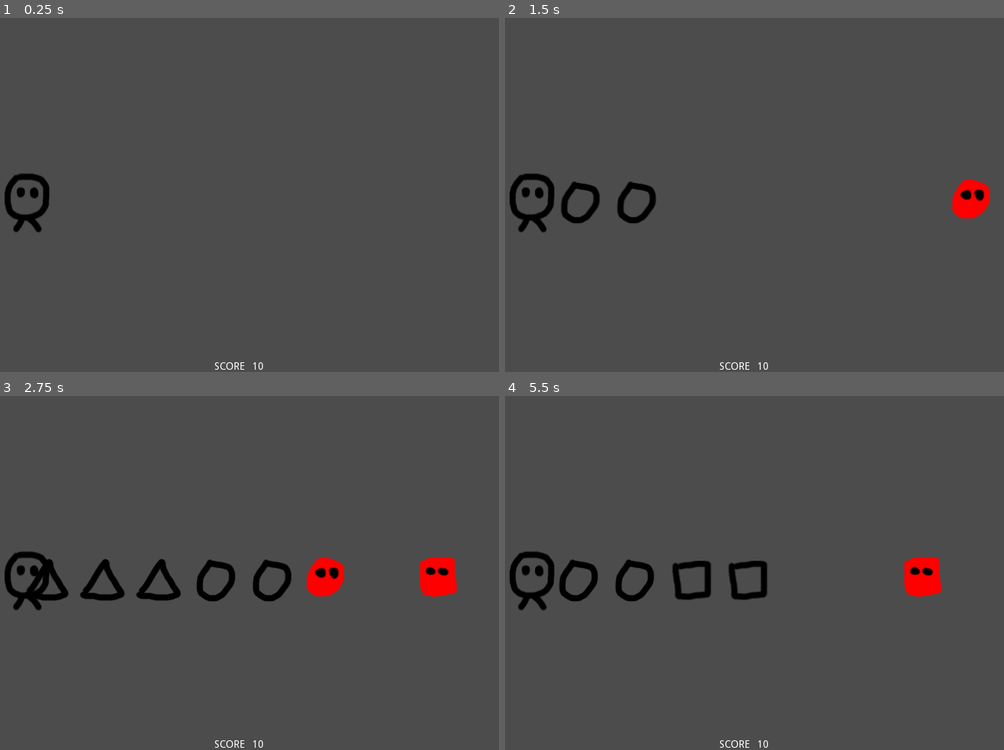
Above: before the commit, frames 1-4 (two rows, left to right).
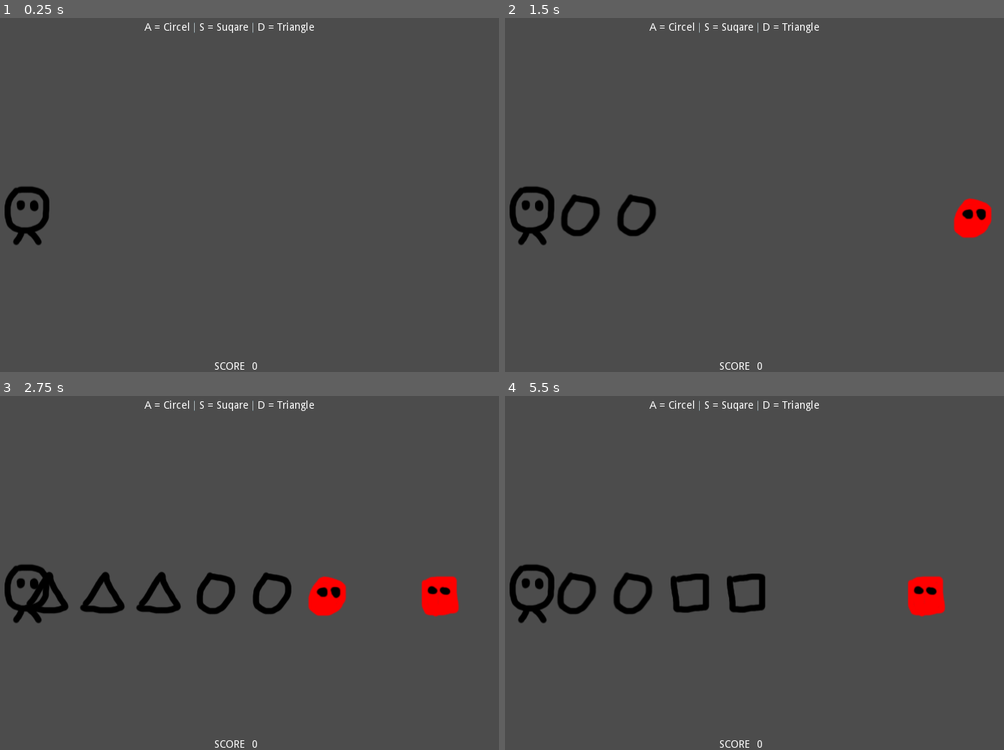
Above: after the commit, the same moments.

Repository: Wolfy7/10_minutes_game_challenge
Game: Godot game, scene res://Game.tscn
Same seed, same stepped clock (60 frames per second), same inputs: the game is played once before the commit and once after it.
Inputs:
- Up to frame 1 (0.25 s): no input
- Up to frame 2 (1.5 s): tap Enter at 0.5 s; hold A (circel) 0.53-1.28 s; tap S (square) at 0.8, 1.35 s
- Up to frame 3 (2.75 s): tap D (triangle) at 1.55 s; hold D (triangle) from 2.03 s (still down); tap A (circel) at 2.3 s
- Up to frame 4 (5.5 s): release D (triangle) at 2.78 s; tap A (circel) at 2.85, 4.55 s; tap S (square) at 3.05, 5.3 s; hold S (square) 3.53-4.28 s; tap D (triangle) at 3.8, 4.35 s; hold A (circel) from 5.03 s (still down)

The runs differ from the first frame. In frame 1, 1.2% of the frame differs, in the area x 0-63%, y 1-100%; in frame 2, 3.5%; in frame 3, 6.1%, in the area x 0-93%, y 1-100%; in frame 4, 4.8%.

Commit message:
some fixes

Diff:
--- a/Bullets.gd
+++ b/Bullets.gd
@@ -10,17 +10,14 @@
 func _ready():
 	match bullet_type:
 		BULLET_TYPES.circel:
-			set_meta("Tag", "Circel")
 			$circel.visible = true
 			$triangle.visible = false
 			$square.visible = false
 		BULLET_TYPES.square:
-			set_meta("Tag", "Square")
 			$square.visible = true
 			$circel.visible = false
 			$triangle.visible = false
 		BULLET_TYPES.triangle:
-			set_meta("Tag", "Triangle")
 			$triangle.visible = true
 			$circel.visible = false
 			$square.visible = false
--- a/Bullets.tscn
+++ b/Bullets.tscn
@@ -14,10 +14,12 @@
 gravity = 98.0
 linear_damp = 0.1
 angular_damp = 1.0
+collision_layer = 2
+collision_mask = 4
 audio_bus_override = false
 audio_bus_name = "Master"
 script = ExtResource( 1 )
-_sections_unfolded = [ "Transform", "type" ]
+_sections_unfolded = [ "Audio Bus", "Collision", "Transform", "type" ]
 __meta__ = {
 "_edit_group_": true
 }
--- a/Enemys.gd
+++ b/Enemys.gd
@@ -6,23 +6,18 @@
 
 export (int) var speed = 150
 
-signal kill_enemy
-
 # Called when the node enters the scene tree for the first time.
 func _ready():
 	match enemie_type:
 		ENEMIE_TYPES.circel:
-			set_meta("Tag", "Circel")
 			$circel.visible = true
 			$triangle.visible = false
 			$square.visible = false
 		ENEMIE_TYPES.square:
-			set_meta("Tag", "Square")
 			$square.visible = true
 			$circel.visible = false
 			$triangle.visible = false
 		ENEMIE_TYPES.triangle:
-			set_meta("Tag", "Triangle")
 			$triangle.visible = true
 			$circel.visible = false
 			$square.visible = false
@@ -33,11 +28,12 @@
 
 
 func _on_Enemys_area_entered(area):
-	print(area.get_meta("Tag") + " == " + get_meta("Tag"))
-	if area.get_meta("Tag") == get_meta("Tag"):
-		emit_signal("kill_enemy")
+	#print(str(area.bullet_type) + " == " + str(enemie_type))
+	if area.bullet_type == enemie_type:
 		area.queue_free()
 		queue_free()
+		Global.Game.score += 10
+		Global.HUD.update_score()
 	else:
 		print("GAME OVER")
 		get_tree().reload_current_scene()
--- a/Enemys.tscn
+++ b/Enemys.tscn
@@ -14,9 +14,12 @@
 gravity = 98.0
 linear_damp = 0.1
 angular_damp = 1.0
+collision_layer = 4
+collision_mask = 3
 audio_bus_override = false
 audio_bus_name = "Master"
 script = ExtResource( 1 )
+_sections_unfolded = [ "Collision" ]
 enemie_type = null
 speed = 150
 
--- a/Game.gd
+++ b/Game.gd
@@ -1,11 +1,11 @@
 extends Node2D
 
-# Declare member variables here. Examples:
-onready var score_value = $HUD/Score/Value
+var score = 0
 
 # Called when the node enters the scene tree for the first time.
 func _ready():
-	score_value = 0
+	Global.Game = self
+	Global.HUD.update_score()
 
 # Called every frame. 'delta' is the elapsed time since the previous frame.
 #func _process(delta):
--- a/Game.tscn
+++ b/Game.tscn
@@ -5,28 +5,17 @@
 [ext_resource path="res://Bullets.tscn" type="PackedScene" id=3]
 [ext_resource path="res://Spawner.gd" type="Script" id=4]
 [ext_resource path="res://Enemys.tscn" type="PackedScene" id=5]
-
-[sub_resource type="RectangleShape2D" id=1]
-
-custom_solver_bias = 0.0
-extents = Vector2( 10, 10 )
+[ext_resource path="res://HUD.gd" type="Script" id=6]
 
 [node name="Game" type="Node2D"]
 script = ExtResource( 1 )
 
 [node name="Player" parent="." instance=ExtResource( 2 )]
-position = Vector2( 91, 253 )
+position = Vector2( 91.0001, 270.188 )
 bullets = ExtResource( 3 )
 
-[node name="Spawner" type="Area2D" parent="."]
-position = Vector2( 753.351, 248.9 )
-input_pickable = true
-gravity_vec = Vector2( 0, 1 )
-gravity = 98.0
-linear_damp = 0.1
-angular_damp = 1.0
-audio_bus_override = false
-audio_bus_name = "Master"
+[node name="Spawner" type="Position2D" parent="."]
+position = Vector2( 755.807, 274.683 )
 script = ExtResource( 4 )
 enemies = ExtResource( 5 )
 
@@ -36,16 +25,133 @@
 one_shot = false
 autostart = false
 
-[node name="CollisionShape2D" type="CollisionShape2D" parent="Spawner"]
-shape = SubResource( 1 )
-disabled = true
-
 [node name="HUD" type="CanvasLayer" parent="."]
 layer = 1
 offset = Vector2( 0, 0 )
 rotation = 0.0
 scale = Vector2( 1, 1 )
 transform = Transform2D( 1, 0, 0, 1, 0, 0 )
+script = ExtResource( 6 )
+
+[node name="CenterContainer" type="CenterContainer" parent="HUD"]
+editor/display_folded = true
+anchor_left = 0.0
+anchor_top = 0.0
+anchor_right = 0.0
+anchor_bottom = 0.0
+margin_right = 721.0
+margin_bottom = 40.0
+rect_pivot_offset = Vector2( 0, 0 )
+rect_clip_content = false
+mouse_filter = 0
+mouse_default_cursor_shape = 0
+size_flags_horizontal = 3
+size_flags_vertical = 1
+use_top_left = false
+_sections_unfolded = [ "Size Flags" ]
+
+[node name="HBoxContainer" type="HBoxContainer" parent="HUD/CenterContainer"]
+anchor_left = 0.0
+anchor_top = 0.0
+anchor_right = 0.0
+anchor_bottom = 0.0
+margin_left = 247.0
+margin_top = 13.0
+margin_right = 474.0
+margin_bottom = 27.0
+rect_pivot_offset = Vector2( 0, 0 )
+rect_clip_content = false
+mouse_filter = 1
+mouse_default_cursor_shape = 0
+size_flags_horizontal = 1
+size_flags_vertical = 1
+alignment = 0
+
+[node name="Label2" type="Label" parent="HUD/CenterContainer/HBoxContainer"]
+anchor_left = 0.0
+anchor_top = 0.0
+anchor_right = 0.0
+anchor_bottom = 0.0
+margin_right = 61.0
+margin_bottom = 14.0
+rect_pivot_offset = Vector2( 0, 0 )
+rect_clip_content = false
+mouse_filter = 2
+mouse_default_cursor_shape = 0
+size_flags_horizontal = 1
+size_flags_vertical = 4
+text = "A = Circel"
+percent_visible = 1.0
+lines_skipped = 0
+max_lines_visible = -1
+
+[node name="VSeparator" type="VSeparator" parent="HUD/CenterContainer/HBoxContainer"]
+anchor_left = 0.0
+anchor_top = 0.0
+anchor_right = 0.0
+anchor_bottom = 0.0
+margin_left = 65.0
+margin_right = 69.0
+margin_bottom = 14.0
+rect_pivot_offset = Vector2( 0, 0 )
+rect_clip_content = false
+mouse_filter = 0
+mouse_default_cursor_shape = 0
+size_flags_horizontal = 1
+size_flags_vertical = 1
+
+[node name="Label" type="Label" parent="HUD/CenterContainer/HBoxContainer"]
+anchor_left = 0.0
+anchor_top = 0.0
+anchor_right = 0.0
+anchor_bottom = 0.0
+margin_left = 73.0
+margin_right = 139.0
+margin_bottom = 14.0
+rect_pivot_offset = Vector2( 0, 0 )
+rect_clip_content = false
+mouse_filter = 2
+mouse_default_cursor_shape = 0
+size_flags_horizontal = 1
+size_flags_vertical = 4
+text = "S = Suqare"
+percent_visible = 1.0
+lines_skipped = 0
+max_lines_visible = -1
+
+[node name="VSeparator2" type="VSeparator" parent="HUD/CenterContainer/HBoxContainer"]
+anchor_left = 0.0
+anchor_top = 0.0
+anchor_right = 0.0
+anchor_bottom = 0.0
+margin_left = 143.0
+margin_right = 147.0
+margin_bottom = 14.0
+rect_pivot_offset = Vector2( 0, 0 )
+rect_clip_content = false
+mouse_filter = 0
+mouse_default_cursor_shape = 0
+size_flags_horizontal = 1
+size_flags_vertical = 1
+
+[node name="Label3" type="Label" parent="HUD/CenterContainer/HBoxContainer"]
+anchor_left = 0.0
+anchor_top = 0.0
+anchor_right = 0.0
+anchor_bottom = 0.0
+margin_left = 151.0
+margin_right = 227.0
+margin_bottom = 14.0
+rect_pivot_offset = Vector2( 0, 0 )
+rect_clip_content = false
+mouse_filter = 2
+mouse_default_cursor_shape = 0
+size_flags_horizontal = 1
+size_flags_vertical = 4
+text = "D = Triangle"
+percent_visible = 1.0
+lines_skipped = 0
+max_lines_visible = -1
 
 [node name="Score" type="Label" parent="HUD"]
 anchor_left = 0.5
--- /dev/null
+++ b/Global.gd
@@ -0,0 +1,4 @@
+extends Node
+
+var Game
+var HUD
--- /dev/null
+++ b/HUD.gd
@@ -0,0 +1,7 @@
+extends CanvasLayer
+
+func _ready():
+	Global.HUD = self
+
+func update_score():
+	$Score/Value.text = str(Global.Game.score)
--- a/Player.gd
+++ b/Player.gd
@@ -22,6 +22,7 @@
 		"triangle":
 			bullet.bullet_type = bullet.BULLET_TYPES.triangle
 	add_child(bullet)
+	#print(bullet.bullet_type)
 	can_shoot = false
 	$Timer.start()
 
--- a/Player.tscn
+++ b/Player.tscn
@@ -14,10 +14,11 @@
 gravity = 98.0
 linear_damp = 0.1
 angular_damp = 1.0
+collision_mask = 4
 audio_bus_override = false
 audio_bus_name = "Master"
 script = ExtResource( 1 )
-_sections_unfolded = [ "SHOOTS" ]
+_sections_unfolded = [ "Collision", "SHOOTS" ]
 __meta__ = {
 "_edit_group_": true
 }
--- a/Spawner.gd
+++ b/Spawner.gd
@@ -1,4 +1,4 @@
-extends Area2D
+extends Position2D
 
 export (PackedScene) var enemies
 
@@ -17,4 +17,5 @@
 	var type = randi() % enemie.ENEMIE_TYPES.size()
 	enemie.enemie_type = type
 	add_child(enemie)
+	#print(enemie.enemie_type)
 	$Timer.start()
--- a/project.godot
+++ b/project.godot
@@ -18,6 +18,10 @@
 config/name="10_minute_game_challenge"
 run/main_scene="res://Game.tscn"
 config/icon="res://icon.png"
+
+[autoload]
+
+Global="*res://Global.gd"
 
 [display]
 
@@ -42,6 +46,12 @@
  ]
 }
 
+[layer_names]
+
+2d_physics/layer_1="Player"
+2d_physics/layer_2="Bullets"
+2d_physics/layer_3="Enemies"
+
 [rendering]
 
 environment/default_environment="res://default_env.tres"
